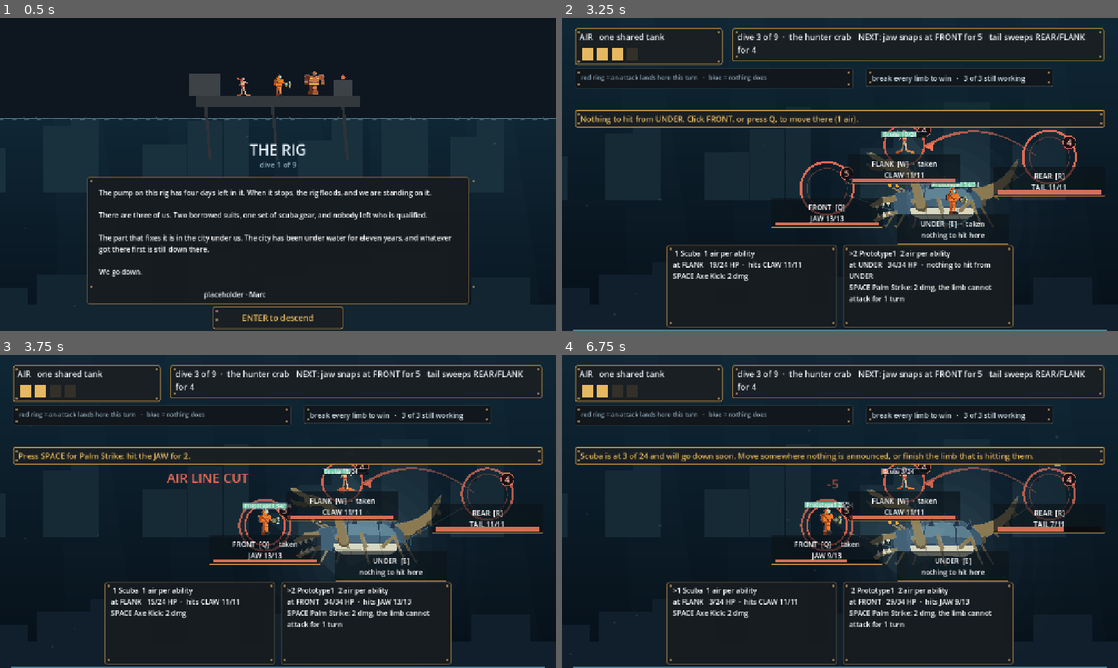
Above: before the commit, frames 1-4 (two rows, left to right).
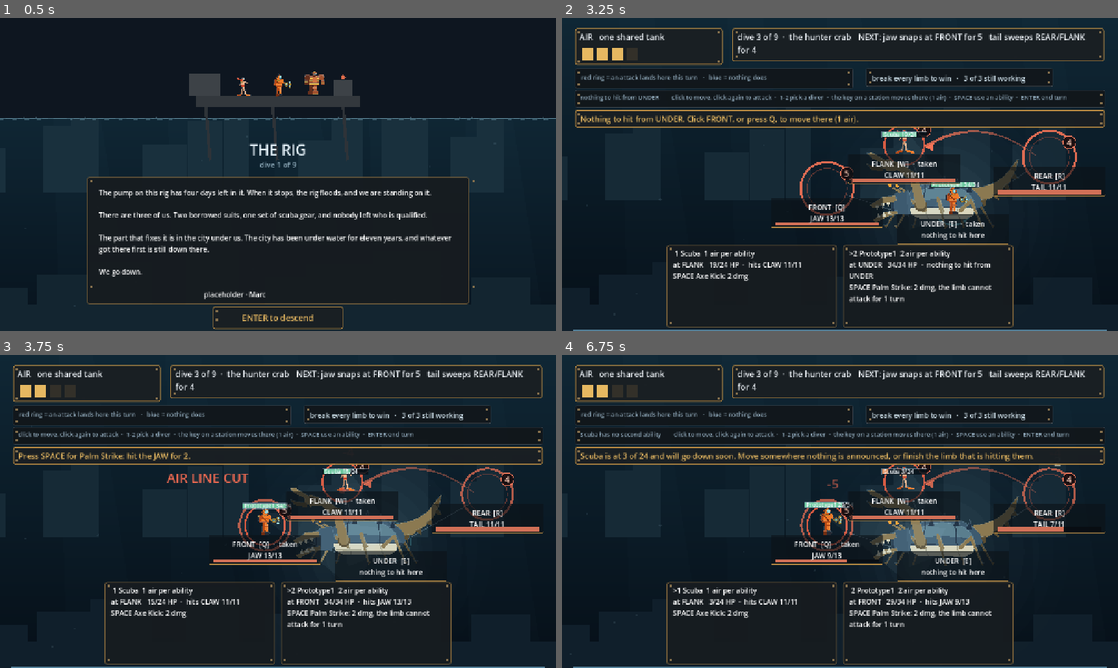
Above: after the commit, the same moments.

Repository: ImmortalDemonGod/salvage
Game: Godot game, scene res://game/main.tscn
The game is run twice, just before and just after one commit, with the same random seed, the same clock (stepped at 60 frames per second) and the same inputs.
Inputs (mouse positions are in pixels of both pictures, inside the frame that each line leads up to):
- Up to frame 1 (0.5 s): no input
- Up to frame 2 (3.25 s): tap Enter at 0.5, 1.25 s; move the mouse to (962, 158) at 0.52 s; hold Right 0.53-1.25 s; tap 1 at 0.6 s; click (962, 158) at 0.67 s; tap Space at 0.77 s; drag from (728, 190) to (812, 237) at 1.27 s; move the mouse to (895, 105) at 2.02 s; hold Right 2.03-2.75 s; tap 3 at 2.1 s; drag from (812, 237) to (673, 127) at 2.77 s
- Up to frame 3 (3.75 s): tap Enter at 3.5 s; move the mouse to (444, 558) at 3.52 s; hold Left from 3.53 s (still down); tap Q at 3.6 s
- Up to frame 4 (6.75 s): tap Space at 3.77 s; release Left at 4.25 s; tap Enter at 4.25, 5, 5.75 s; drag from (673, 464) to (756, 433) at 4.27 s; move the mouse to (867, 511) at 5.02 s; hold Down 5.03-5.75 s; tap R at 5.1 s; click (867, 511) at 5.17 s; drag from (756, 433) to (728, 527) at 5.77 s; move the mouse to (962, 495) at 6.52 s; hold W from 6.53 s (still down); tap F at 6.6 s

Frame 1 is identical in both runs. In frame 2, 1.1% of the frame differs, in the area x 2-98%, y 23-29%; in frame 3, 0.9%; in frame 4, 1.1%.

Commit message:
the descent turned the HUD off and nothing turned it back on
_hud(false) hides every panel for the transition, and _refresh only ever
switched SOME of them back on: the ones each branch happens to name. So
from the first descent onward the control line never came back, and the
ending screen had no prompt on it at all. Nine beats in, the game stopped
telling the player it was over.

Everything is shown at the top of a refresh and each branch hides what it
does not want, which is the order that cannot leave a panel stranded.

Also: the story button sized itself from the PREVIOUS screen's text, and
the ending counted 'beats cleared' while the rest of the game counts
dives.

Diff:
--- a/game/main.gd
+++ b/game/main.gd
@@ -550,7 +550,7 @@
 	draw_string(f, Vector2(cx, y + 46), "placeholder copy, for Marc",
 		HORIZONTAL_ALIGNMENT_LEFT, -1, 17, Color(0.55, 0.64, 0.70))
 	var rows: Array = [
-		"beats cleared        %d of %d" % [Beats.LADDER.size(), Beats.LADDER.size()],
+		"dives cleared        %d of %d" % [Beats.LADDER.size(), Beats.LADDER.size()],
 		"salvage lost         %d" % lost,
 		"the squad came back  %s" % ("whole" if lost == 0 else "lighter than it went down"),
 	]
@@ -656,6 +656,8 @@
 	return "Valve 3 is open. Turn the rest to fill the chamber to the line."
 
 func _refresh() -> void:
+	if _dive <= 0.0:
+		_hud(true)
 	_auto_select()
 	_stamp_title()
 	_voice()
@@ -744,7 +746,7 @@
 		sp3.position = Vector2(200, 366)
 		sp3.size = Vector2(880, 292)
 		var hp3: Control = ui_help.get_parent()
-		var bw: float = 300.0 if ui_help.text.length() < 24 else 660.0
+		var bw: float = 300.0 if controls.length() < 24 else 660.0
 		hp3.position = Vector2(640.0 - bw * 0.5, 664)
 		hp3.size = Vector2(bw, 52)
 		ui_help.horizontal_alignment = HORIZONTAL_ALIGNMENT_CENTER
